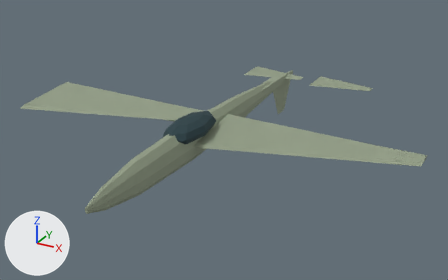
One commit to the glTF model game/assets/units/a10c.glb: the scene before it, then after it.
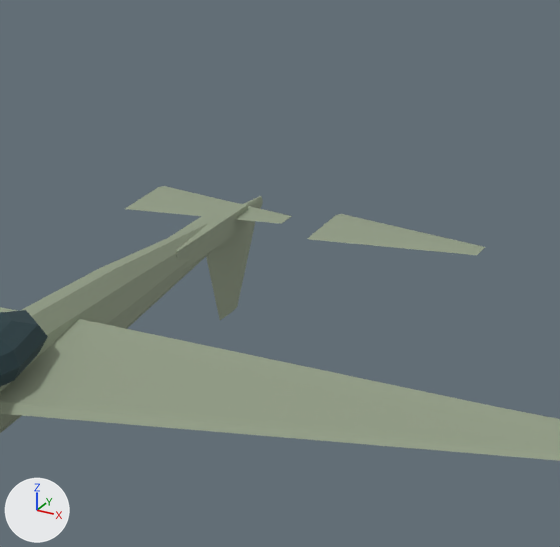
There are two pictures of each version: one whole from a 50 mm lens placed at (11.85, -20.79, 11.32), pointed at (0.37, 0.07, 0.89), one close up on the part from 44% to 89% of the width and 0% to 70% of the height. Arrows for +X, +Y and +Z are at lower left; the lights stay in place. The first two pictures are the older version. Where no turn or scale is listed for an object, it has been applied to the vertices.

The first close-up shows 'Cockpit', 'Elevator_L', 'Elevator_R', 'Fuselage', 'Rudder', 'TailBoom', 'Wing_R' and 1 more.
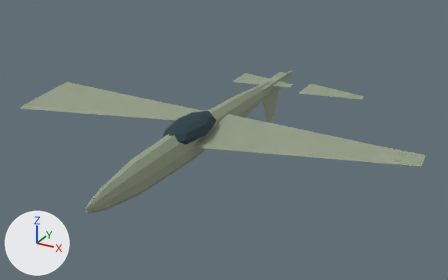
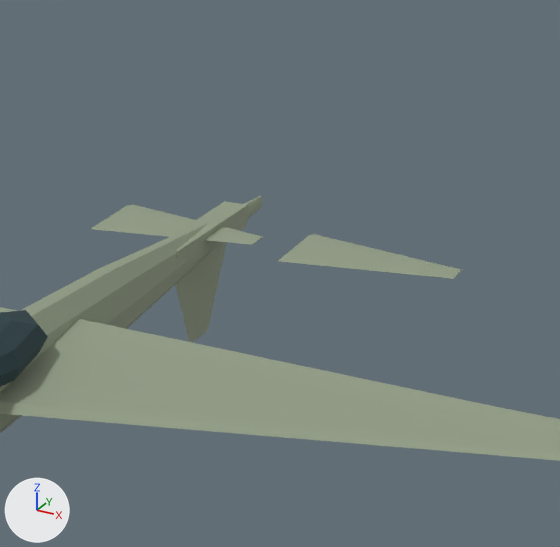
Changed parts and their boxes (x1, y1, x2, y2) in the close-ups (560 x 547 px):
```json
{"object": "Elevator_R", "change": "moved", "before": [308, 214, 485, 255], "after": [278, 234, 462, 279]}
{"object": "Elevator_L", "change": "moved", "before": [125, 186, 292, 224], "after": [91, 204, 263, 245]}
{"object": "Rudder", "change": "moved", "before": [206, 221, 255, 320], "after": [175, 242, 227, 342]}
```

The change, as JSON lines over the scene's bpy script:
```json
{"op": "set", "path": "ob_elevator_l.location", "old": "(-1.75, 6.83, 1.74)", "new": "(-1.75, 5.53, 1.74)"}
{"op": "set", "path": "ob_elevator_r.location", "old": "(1.75, 6.83, 1.74)", "new": "(1.75, 5.53, 1.74)"}
{"op": "set", "path": "ob_rudder.location", "old": "(0.0, 6.83, 1.65)", "new": "(0.0, 5.53, 1.65)"}
```
